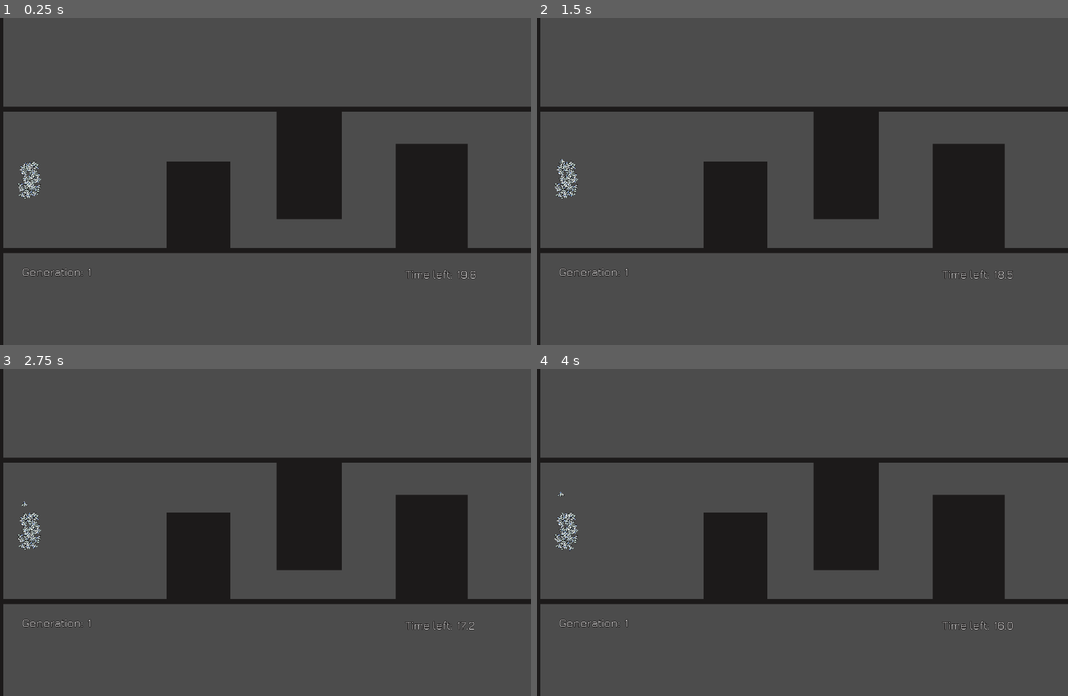
Above: before the commit, frames 1-4 (two rows, left to right).
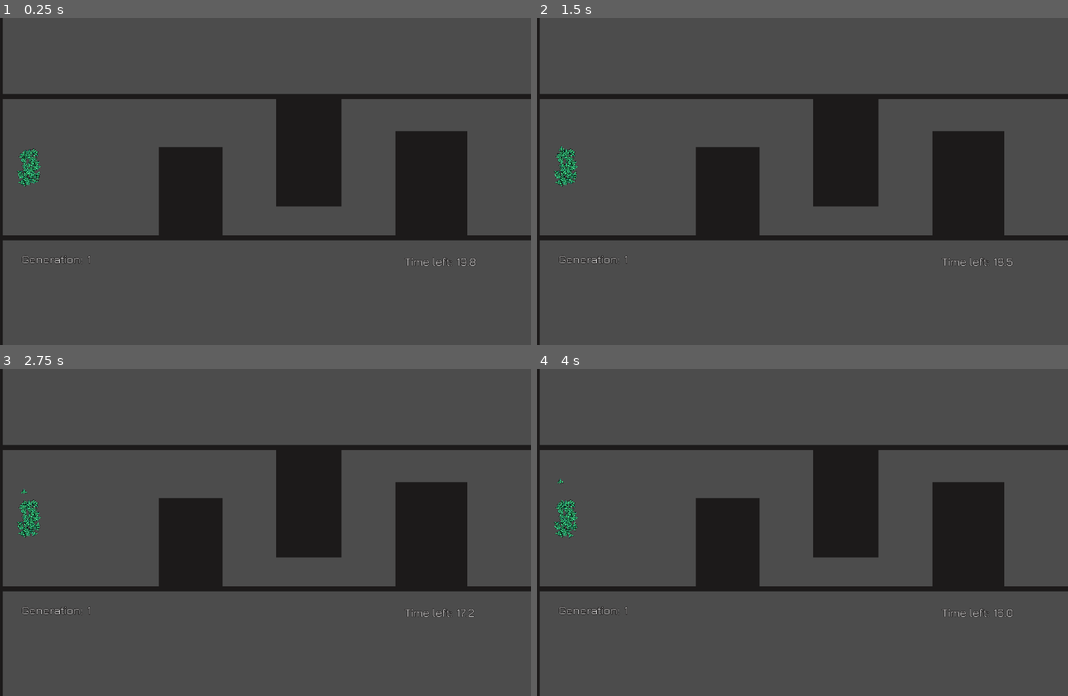
Above: after the commit, the same moments.

Repository: a0x77ry/plasmata
Game: Godot game, scene res://level1.tscn
The game is run twice, just before and just after one commit, with the same random seed, the same clock (stepped at 60 frames per second) and the same inputs.
Inputs:
- Up to frame 1 (0.25 s): no input
- Up to frame 2 (1.5 s): tap Enter (ui_accept) at 0.5, 0.77, 1.25 s
- Up to frame 3 (2.75 s): tap Enter (ui_accept) at 1.52 s
- Up to frame 4 (4 s): tap Enter (ui_accept) at 3.02, 3.5, 3.77 s

The runs differ from the first frame. In frame 1, 10% of the frame differs, in the area x 0-100%, y 0-100%; in frame 2, 10%; in frame 3, 10%; in frame 4, 10%.

Commit message:
Add best time, when the task is solved. Tint the agents according to their species

Diff:
--- a/level1.tscn
+++ b/level1.tscn
@@ -19,11 +19,29 @@
 
 [sub_resource type="Curve2D" id=4]
 _data = {
-"points": PoolVector2Array( 0, 0, 0, 0, 61, 253, 0, 0, 0, 0, 343, 262, 0, 0, 0, 0, 346, 158, 0, 0, 0, 0, 620, 160, 0, 0, 0, 0, 628, 400, 0, 0, 0, 0, 898, 393, 0, 0, 0, 0, 895, 138, 0, 0, 0, 0, 1207, 134, 0, 0, 0, 0, 1209, 363, 0, 0, 0, 0, 1287, 359 )
+"points": PoolVector2Array( 0, 0, 0, 0, 61, 253, 0, 0, 0, 0, 309, 258, 0, 0, 0, 0, 316, 159, 0, 0, 0, 0, 611, 158, 0, 0, 0, 0, 612, 402, 0, 0, 0, 0, 895, 400, 0, 0, 0, 0, 895, 138, 0, 0, 0, 0, 1207, 134, 0, 0, 0, 0, 1209, 363, 0, 0, 0, 0, 1287, 359 )
 }
 
+[sub_resource type="DynamicFont" id=5]
+size = 50
+outline_size = 1
+outline_color = Color( 0.0352941, 0, 0, 1 )
+font_data = ExtResource( 1 )
+
+[sub_resource type="DynamicFont" id=6]
+size = 25
+outline_size = 1
+outline_color = Color( 0.0352941, 0, 0, 1 )
+font_data = ExtResource( 1 )
+
+[sub_resource type="DynamicFont" id=7]
+size = 35
+outline_size = 1
+outline_color = Color( 0.0352941, 0, 0, 1 )
+font_data = ExtResource( 1 )
+
 [node name="Level1" type="Node2D" groups=["level"]]
-position = Vector2( 0, 131 )
+position = Vector2( -1, 100 )
 script = ExtResource( 3 )
 
 [node name="Walls" type="Node2D" parent="."]
@@ -43,7 +61,7 @@
 collision_layer = 3
 
 [node name="Wall3" parent="Walls" instance=ExtResource( 2 )]
-position = Vector2( 486, 330 )
+position = Vector2( 468, 326 )
 rotation = 1.5708
 scale = Vector2( 6.88, 11.122 )
 collision_layer = 3
@@ -155,5 +173,54 @@
 [node name="Path2D" type="Path2D" parent="."]
 curve = SubResource( 4 )
 
+[node name="SolvedMessage" type="Control" parent="."]
+visible = false
+margin_right = 40.0
+margin_bottom = 40.0
+
+[node name="HBox" type="HBoxContainer" parent="SolvedMessage"]
+margin_left = 16.0
+margin_top = -37.0
+margin_right = 1296.0
+margin_bottom = 79.0
+custom_constants/separation = 40
+alignment = 1
+
+[node name="SolvedMessage" type="HBoxContainer" parent="SolvedMessage/HBox"]
+margin_left = 477.0
+margin_right = 649.0
+margin_bottom = 116.0
+alignment = 2
+
+[node name="Solved" type="Label" parent="SolvedMessage/HBox/SolvedMessage"]
+margin_top = 28.0
+margin_right = 172.0
+margin_bottom = 88.0
+custom_colors/font_color = Color( 0.843137, 0.772549, 0.764706, 1 )
+custom_fonts/font = SubResource( 5 )
+text = "Solved!"
+
+[node name="BestTime" type="VBoxContainer" parent="SolvedMessage/HBox"]
+margin_left = 689.0
+margin_right = 802.0
+margin_bottom = 116.0
+alignment = 1
+
+[node name="BestTime" type="Label" parent="SolvedMessage/HBox/BestTime"]
+margin_top = 19.0
+margin_right = 113.0
+margin_bottom = 50.0
+custom_colors/font_color = Color( 0.843137, 0.772549, 0.764706, 1 )
+custom_fonts/font = SubResource( 6 )
+text = "Best time:"
+
+[node name="Time" type="Label" parent="SolvedMessage/HBox/BestTime"]
+margin_top = 54.0
+margin_right = 113.0
+margin_bottom = 96.0
+custom_colors/font_color = Color( 0.843137, 0.772549, 0.764706, 1 )
+custom_fonts/font = SubResource( 7 )
+text = "15.2"
+
 [connection signal="body_entered" from="FinishLine" to="." method="_on_FinishLine_body_entered"]
 [connection signal="timeout" from="Timer" to="." method="_on_Timer_timeout"]
--- a/scripts/agent.gd
+++ b/scripts/agent.gd
@@ -34,10 +34,9 @@
 
 func _ready():
   randomize()
-
   assert(genome != null)
-
   # var starting_link_id = nn_inputs.size() + nn_outputs.size()
+  # modulate = genome.tint
   nn = NN.new(genome)
 
 
--- a/scripts/genome.gd
+++ b/scripts/genome.gd
@@ -15,6 +15,7 @@
 var links
 var fitness
 var population
+var tint: Color = Color(1.0, 1.0, 1.0)
 
 var adjusted_fitness
 var random = RandomNumberGenerator.new()
--- a/scripts/level1.gd
+++ b/scripts/level1.gd
@@ -7,11 +7,14 @@
 onready var countdown = get_node("Countdown/Time")
 onready var gen_counter = get_node("GenCounter/GenNumber")
 onready var curve = get_node("Path2D").curve
+onready var solved_message_box = get_node("SolvedMessage")
+onready var solved_best_time = get_node("SolvedMessage/HBox/BestTime/Time")
 
 var population
 var number_of_agents
 var agents = []
 var agents_alive = []
+var best_time = INF
 
 var input_names = [
   "rotation",
@@ -98,6 +101,7 @@
     # if population.genomes.size() >= i && i <= number_of_agents:
     assert(population.genomes[i] != null)
     agent.set_genome(population.genomes[i])
+    agent.modulate = agent.genome.tint
 
     agent.timer = get_node("Timer")
     agents.append(agent)
@@ -109,6 +113,11 @@
   if body.is_in_group("agents"):
     var agent = body as Node2D
     agent.finish(timer.time_left)
+    solved_message_box.visible = true
+    var time = TIME - timer.time_left
+    if time < best_time:
+      best_time = time
+      solved_best_time.text = String("%.2f" % time)
 
 
 func _on_Timer_timeout():
--- a/scripts/population.gd
+++ b/scripts/population.gd
@@ -31,7 +31,7 @@
 
 # Creates and initializes all genomes with input and output nodes
 func init_genomes(input_names: Array, output_names: Array, number_of_genomes: int):
-  for i in number_of_genomes:
+  for _i in range(0, number_of_genomes):
     var new_genome = Genome.new(self)
     new_genome.init_io_nodes(input_names, output_names)
     genomes.append(new_genome)
@@ -171,7 +171,6 @@
       var weight_diffs = []
       var disjoint_gene_INs = []
       var excess_gene_INs = []
-      # What about inno_nums that exist is prot but not in genome_n?
       for genome_n in gen_all_genes:
         if !prot_all_inno_nums.has(genome_n.inno_num) and genome_n.inno_num <= min_inno_num:
           disjoint_gene_INs.append(genome_n.inno_num)
@@ -190,9 +189,6 @@
                 "Error in change_generation(). pron_n is a link while genome_n isn't")
             weight_diffs.append(abs(prot_n.weight - genome_n.weight))
 
-      # print("Before: disjoints: %s, excess: %s" % [disjoint_genes_num, excess_genes_num])
-      var befdis = disjoint_genes_num
-      var befex = excess_genes_num
       for prot_n in prot_all_genes:
         if !gen_all_inno_nums.has(prot_n.inno_num) and prot_n.inno_num <= min_inno_num and !(prot_n.inno_num in disjoint_gene_INs):
           disjoint_gene_INs.append(prot_n.inno_num)
@@ -200,11 +196,6 @@
         elif !gen_all_inno_nums.has(prot_n.inno_num) and prot_n.inno_num > min_inno_num and !(prot_n.inno_num in disjoint_gene_INs):
           excess_genes_num += 1 # find excess genes
           excess_gene_INs.append(prot_n.inno_num)
-      # print("After: disjoints: %s, excess: %s" % [disjoint_genes_num, excess_genes_num])
-      if befdis != disjoint_genes_num || befex != excess_genes_num:
-        print("It's happening!")
-        print("Before: disjoints: %s, excess: %s" % [befdis, befex])
-        print("After: disjoints: %s, excess: %s" % [disjoint_genes_num, excess_genes_num])
 
       var weight_diffs_sum := 0.0
       var avg_weight_diff := 0.0
@@ -218,14 +209,19 @@
           + (C3 * avg_weight_diff)
       if compatibility_distance < dt:
         is_different_species = false
-        sp.members.append(genome)
+        add_member_to_species(sp, genome)
         break # we don't want a genome to belong to 2 different species
     if is_different_species || species.empty():
-      add_species(genome)
-
-func add_species(genome):
+      add_new_species(genome)
+
+func add_new_species(genome):
   var sp = Species.new(self, genome, [genome])
+  genome.tint = sp.tint
   species.append(sp)
+
+func add_member_to_species(sp, genome):
+  sp.members.append(genome)
+  genome.tint = sp.tint
 
 
 func generate_UIN():
--- a/scripts/species.gd
+++ b/scripts/species.gd
@@ -20,6 +20,7 @@
 var avg_fitness
 var total_adjusted_fitness
 var population
+var tint: Color
 
 
 func _init(_population, _prototype, _members=[], _parent_genomes=[], _avg_fitness=[],
@@ -32,6 +33,7 @@
   total_adjusted_fitness = _total_adjusted_fitness
 
   random.randomize()
+  tint = Color(random.randf(), random.randf(), random.randf())
 
 
 func share_fitness():
@@ -119,7 +121,6 @@
         genome_to_append.fitness = 0.0
         couple_crossovered_genomes.append(genome_to_append)
     crossovered_genomes.append_array(couple_crossovered_genomes)
-    # breakpoint
   return crossovered_genomes
 
 func couple_crossover(couple_genomes: Array, offspring_number: int) -> Array:
@@ -135,6 +136,8 @@
 
   for _i in offspring_number:
     var crossed_genome = Genome.new(population)
+
+    crossed_genome.tint = fittest_parent.tint
 
     # inherit nodes from the fittest parent
     # Complicated thing needed to make independent copies of each input_node etc.
Not shown: 1 places in level1.tscn that only renumber resources
